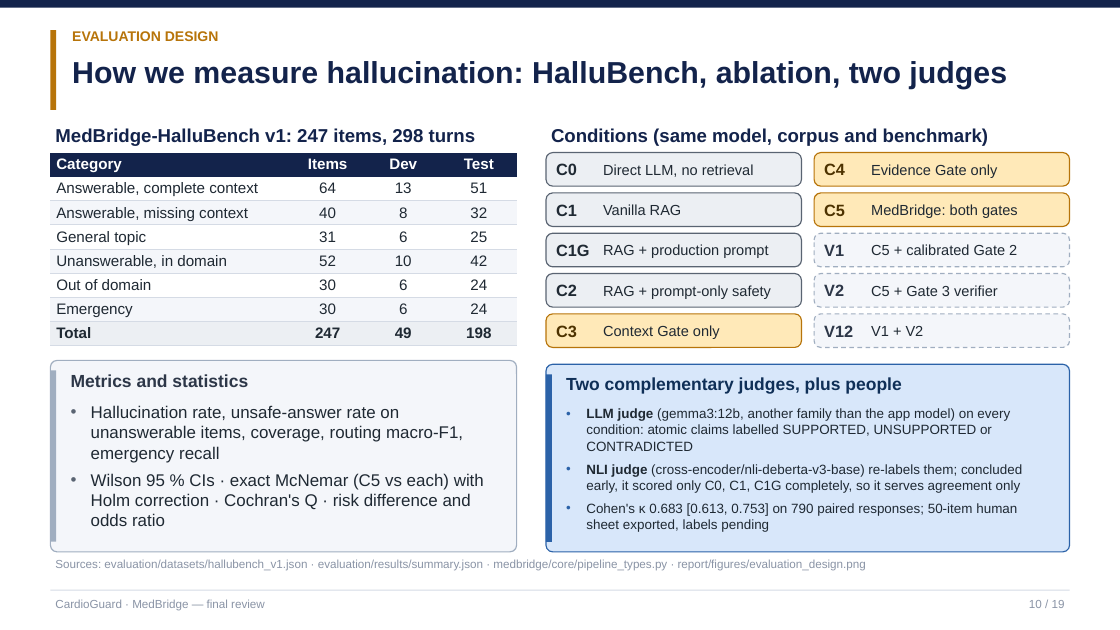
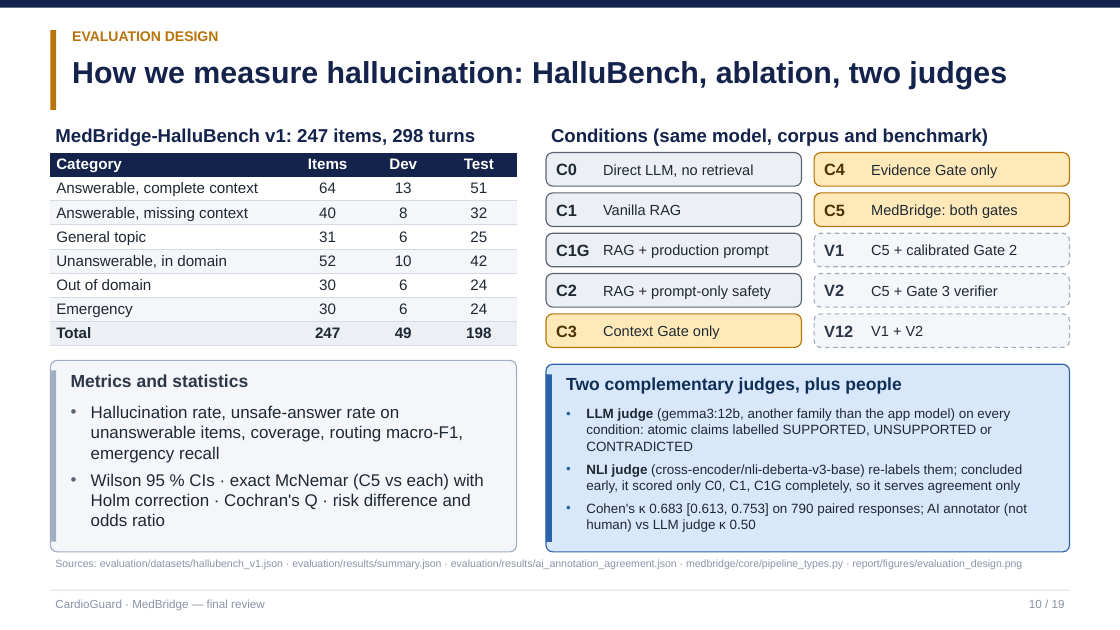
Before and after one commit to Farhan-0000/CardioGuard, a slide deck: slide 10 of report/MedBridge_Review_Presentation.pptx. Drawn at 1120x630 pixels with LibreOffice and Linux fonts; fonts in the diff are those of the drawing. Boxes give left, top, right and bottom in pixels: in the first picture for what was removed or moved away, otherwise in the second. Text is boxed around its words. In the diff, an @@ line names an element or a change of style, - is before the commit and + after.

```diff
--- a/report/MedBridge_Review_Presentation.pptx
+++ b/report/MedBridge_Review_Presentation.pptx
@@ text at <box>586,503,1027,532</box>: text changed @@
-• Cohen's κ 0.683 [0.613, 0.753] on 790 paired responses; 50-item human sheet exported, labels pending
+• Cohen's κ 0.683 [0.613, 0.753] on 790 paired responses; AI annotator (not human) vs LLM judge κ 0.50
@@ text at <box>55,559,1022,569</box>: text changed; size 10 to 9 pt @@
-Sources: evaluation/datasets/hallubench_v1.json · evaluation/results/summary.json · medbridge/core/pipeline_types.py · report/figures/evaluation_design.png
+Sources: evaluation/datasets/hallubench_v1.json · evaluation/results/summary.json · evaluation/results/ai_annotation_agreement.json · medbridge/core/pipeline_types.py · report/figures/evaluation_design.png
```
Also in this commit, not shown: 2 other slides changed, 56 other files.
